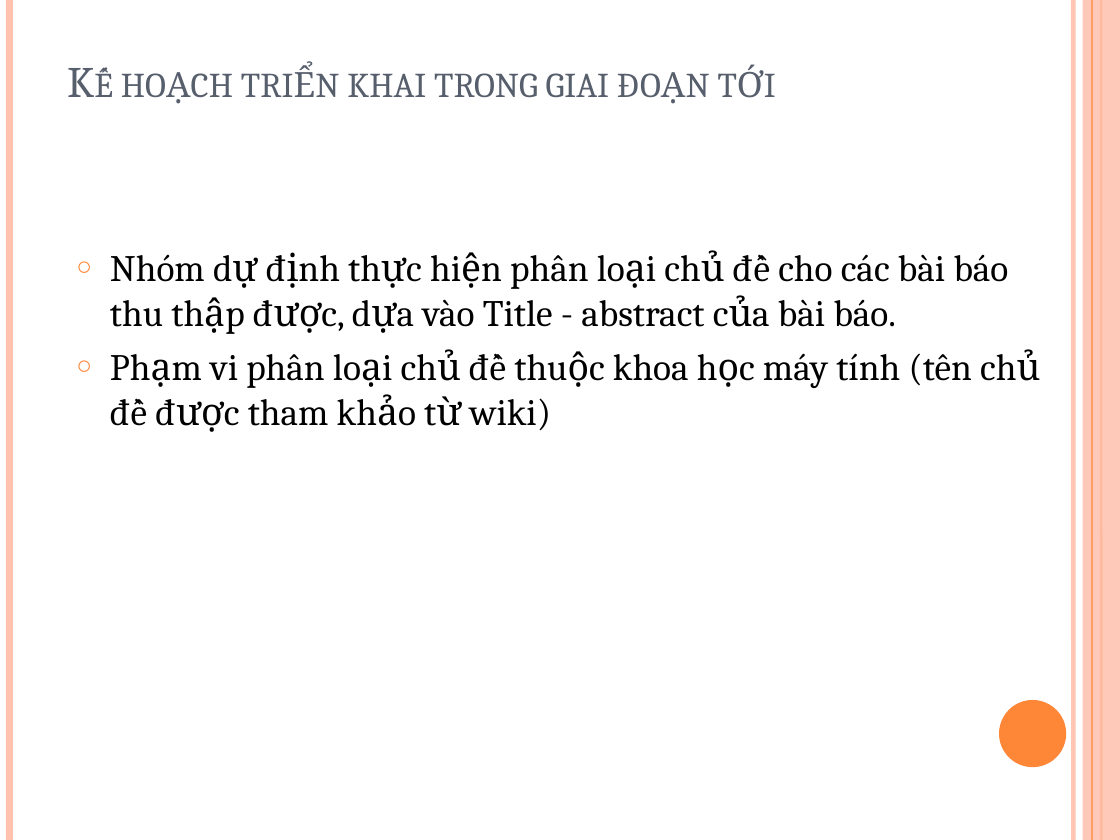
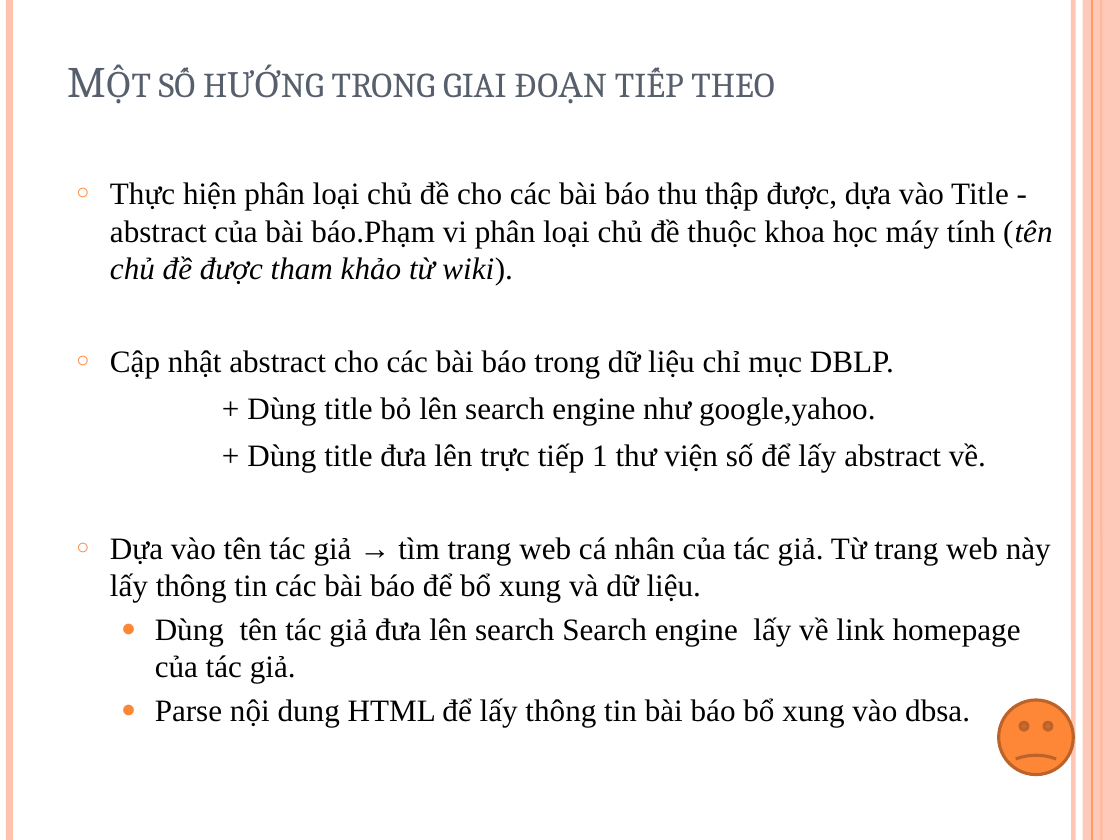
Before and after one commit to tiendv/detaitotnghiep, a slide deck: slide 20 of Report/Baocao 3-12.pptx. Drawn at 1120x840 pixels with LibreOffice and Linux fonts; fonts in the diff are those of the drawing. Boxes give left, top, right and bottom in pixels: in the first picture for what was removed or moved away, otherwise in the second. Text is boxed around its words. In the diff, an @@ line names an element or a change of style, - is before the commit and + after.

```diff
--- a/Report/Baocao 3-12.pptx
+++ b/Report/Baocao 3-12.pptx
@@ title at <box>159,67,774,97</box>: text changed @@
-Kế hoạch triển khai trong giai đoạn tới
+Một số hướng trong giai đoạn tiếp theo
@@ text at <box>110,181,1052,727</box>: text changed; size 24 to 20 pt; font Cambria to Times New Roman @@
-○ Nhóm dự định thực hiện phân loại chủ đề cho các bài báo thu thập được, dựa vào Title - abstract của bài báo.
-○ Phạm vi phân loại chủ đề thuộc khoa học máy tính (tên chủ đề được tham khảo từ wiki)
+○ Thực hiện phân loại chủ đề cho các bài báo thu thập được, dựa vào Title - abstract của bài báo.Phạm vi phân loại chủ đề thuộc khoa học máy tính (tên chủ đề được tham khảo từ wiki).
+○ Cập nhật abstract cho các bài báo trong dữ liệu chỉ mục DBLP.
++ Dùng title bỏ lên search engine như google,yahoo.
++ Dùng title đưa lên trực tiếp 1 thư viện số để lấy abstract về.
+○ Dựa vào tên tác giả → tìm trang web cá nhân của tác giả. Từ trang web này lấy thông tin các bài báo để bổ xung và dữ liệu.
+  ● Dùng tên tác giả đưa lên search Search engine lấy về link homepage của tác giả.
+  ● Parse nội dung HTML để lấy thông tin bài báo bổ xung vào dbsa.
@@ smiley face added at <box>999,700,1074,775</box>, fill #FE8637, outline #BC6329 2 pt @@
```
Also in this commit, not shown: 1 slide removed.
